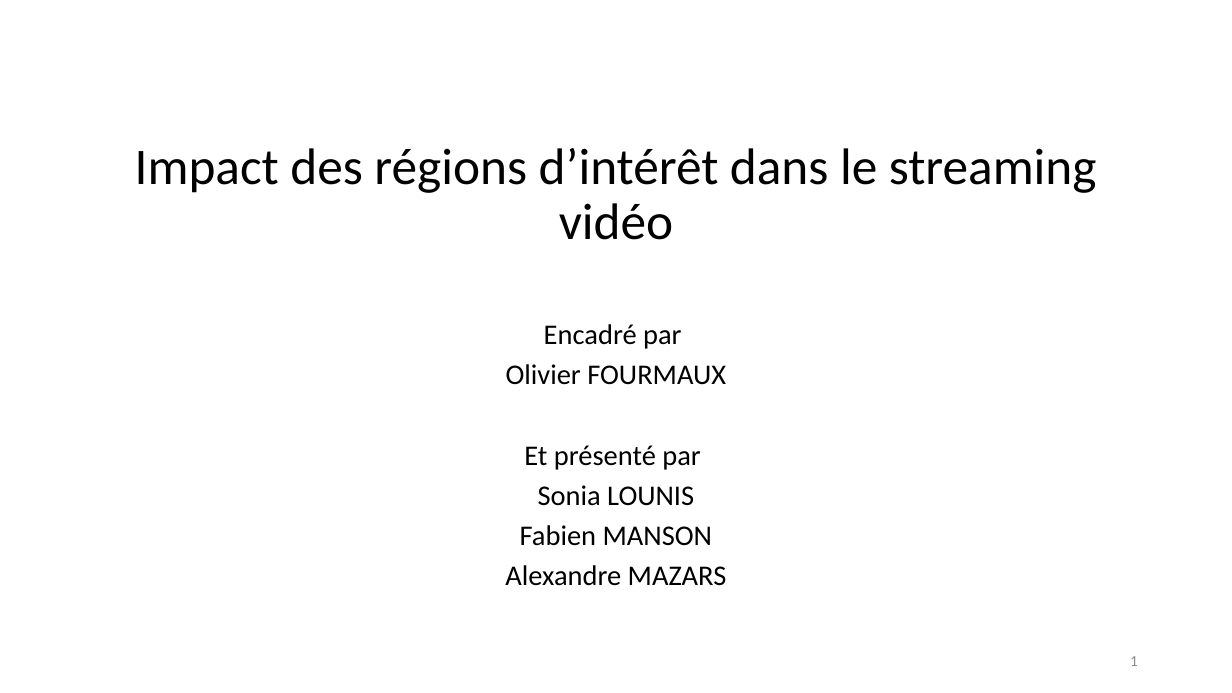
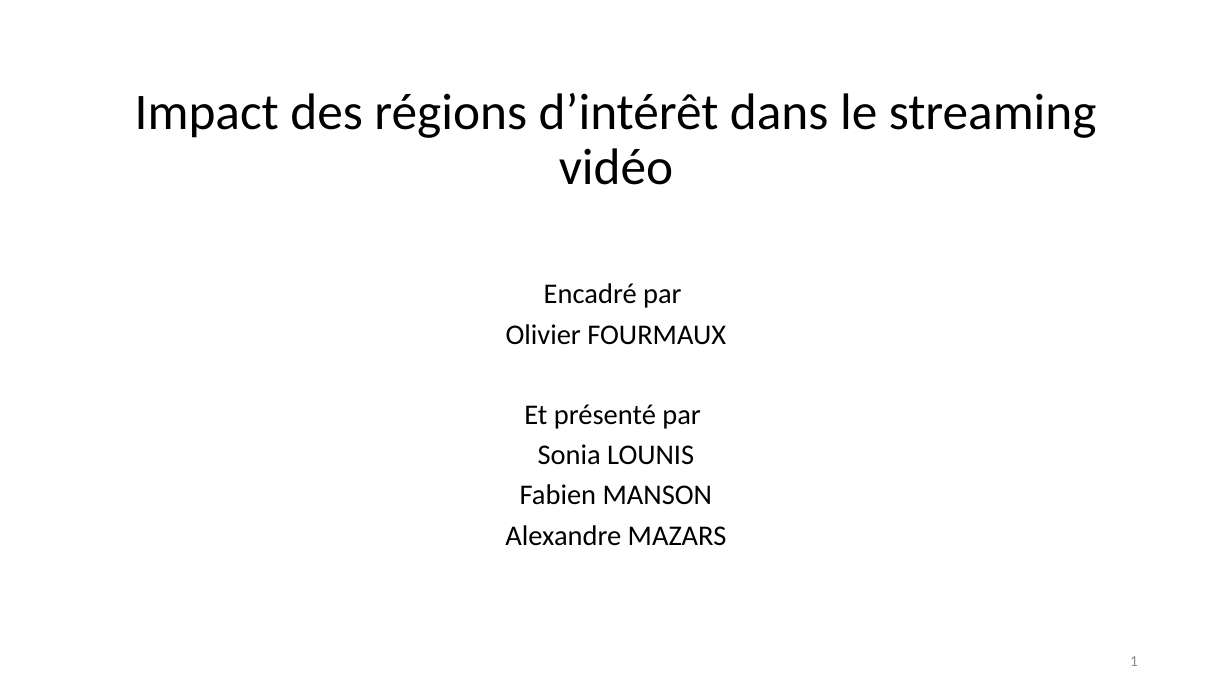
Before and after one commit to FabienMnsn/PRES2, a slide deck: slide 1 of Slides/PRES2019-Projet14-OlivierFourmaux-ROIStreamingImapct-soutenance.pptx. Drawn at 1232x693 pixels with LibreOffice and Linux fonts; fonts in the diff are those of the drawing. Boxes give left, top, right and bottom in pixels: in the first picture for what was removed or moved away, otherwise in the second. Text is boxed around its words. In the diff, an @@ line names an element or a change of style, - is before the commit and + after.

```diff
--- a/Slides/PRES2019-Projet14-OlivierFourmaux-ROIStreamingImapct-soutenance.pptx
+++ b/Slides/PRES2019-Projet14-OlivierFourmaux-ROIStreamingImapct-soutenance.pptx
@@ title "Impact des régions d’intérêt dans ...": place and size @@
-title "Impact des régions d’intérêt dans ..." at [135, 148, 1097, 240]
+title "Impact des régions d’intérêt dans ..." at [135, 93, 1097, 185]
@@ subtitle "Encadré par": place and size @@
-subtitle "Encadré par" at [505, 324, 727, 586]
+subtitle "Encadré par" at [505, 283, 727, 546]
```
Also in this commit, not shown: 11 other slides changed, 7 slides added, 3 slides removed, 10 other files.
